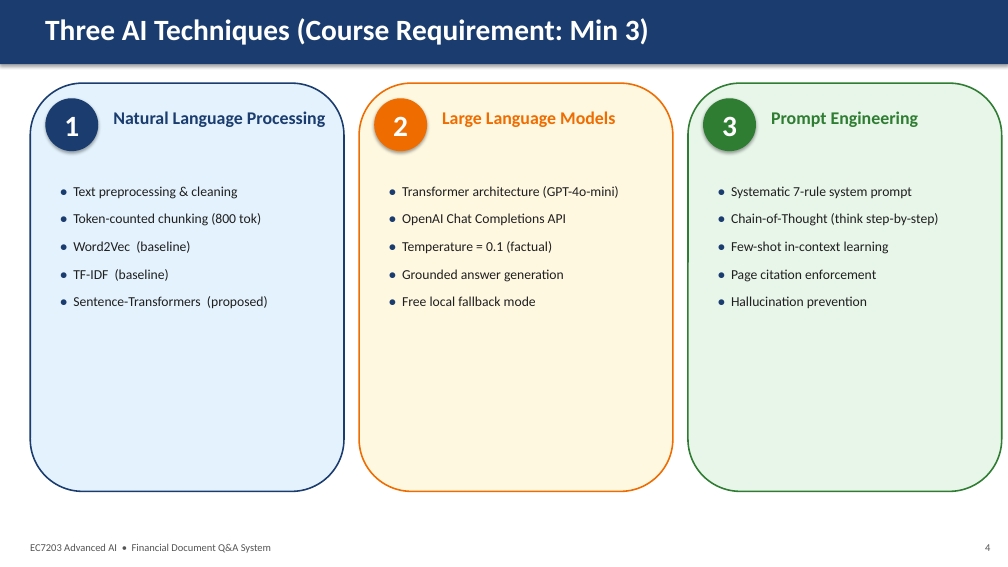
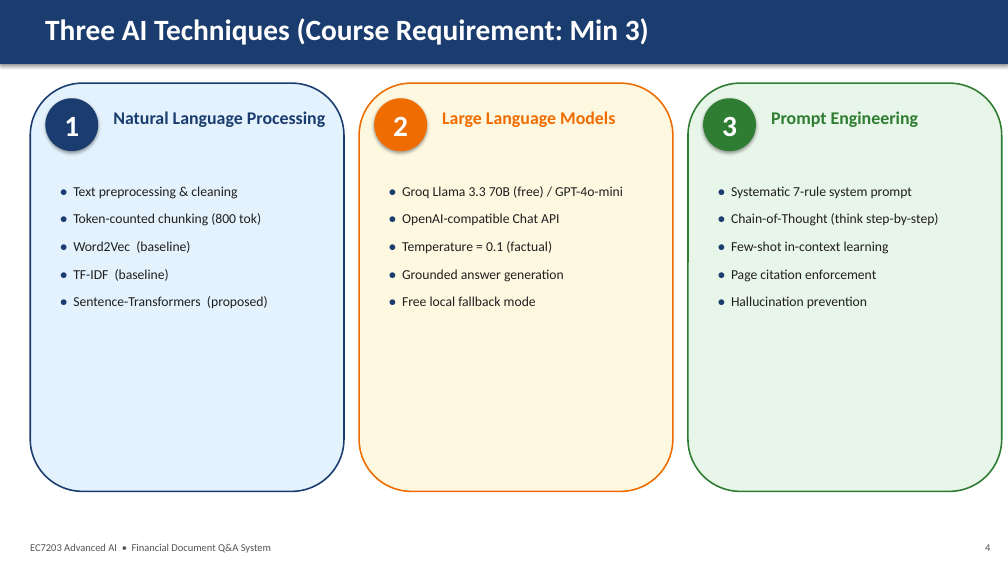
Before and after one commit to Dinojan9901/Financial-QA-System, a slide deck: slide 4 of presentation/Financial_QA_Presentation.pptx. Drawn at 1008x567 pixels with LibreOffice and Linux fonts; fonts in the diff are those of the drawing. Boxes give left, top, right and bottom in pixels: in the first picture for what was removed or moved away, otherwise in the second. Text is boxed around its words. In the diff, an @@ line names an element or a change of style, - is before the commit and + after.

```diff
--- a/presentation/Financial_QA_Presentation.pptx
+++ b/presentation/Financial_QA_Presentation.pptx
@@ text at [402, 186, 623, 226]: text changed @@
-• Transformer architecture (GPT-4o-mini)
-• OpenAI Chat Completions API
+• Groq Llama 3.3 70B (free) / GPT-4o-mini
+• OpenAI-compatible Chat API
```
Also in this commit, not shown: 6 other slides changed, 8 other files.
